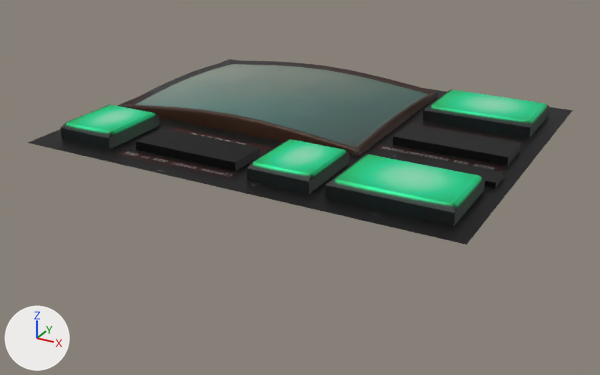
Before and after pictures for a commit that changed the Blender file Assets/Models/blend/NavTerminal.blend.
One viewpoint serves both versions: a 50 mm lens placed at (1.101, -2.11, 0.824), pointed at (-0.01, -0.09, -0.185). Every picture has the same lights, and +X, +Y and +Z are marked at lower left.
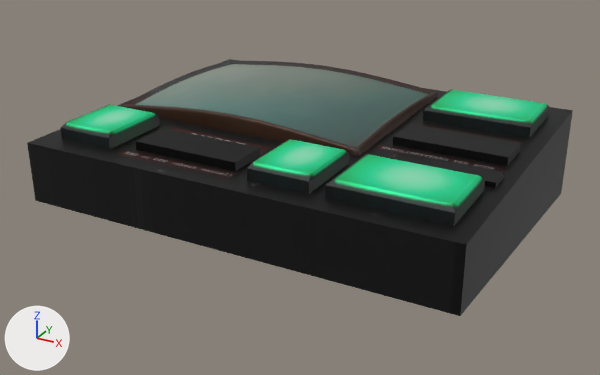
Boxes (x1, y1, x2, y2) around the edits, measured in the pictures (600 x 375 px):
'Plane.002', reshaped (38% taller)
    before: (28, 59, 573, 245)
    after: (27, 59, 573, 316)
part 1 of me_plane_004, added (black)
    after: (27, 111, 573, 316)

The change, as a list of edits to the scene's bpy script:
```text
Change me_plane_004:
    used by ob_plane_002; location = (0.0, -0.282, 0.0); rotation_euler = (-1.571, 0.0, 0.0), in degrees (-90, 0, 0)
    verts and faces of me_plane_004; kept vertices keep their numbers, new ones are numbered from 389
    before: 16 (-0.629, 0.0, -0.273) at pixel (27, 142), 17 (0.651, 0.0, -0.273) at pixel (466, 244), 18 (-0.629, 0.0, 0.759) at pixel (229, 59), 19 (0.651, 0.0, 0.759) at pixel (572, 110)
    remove me_plane_004.from_pydata(...)  # 389 vertices, 347 faces; spans x -0.629..0.651, y -0.069..0.025, z -0.273..0.759
    add me_plane_004.from_pydata(...)  # 393 vertices, 352 faces; spans x -0.629..0.651, y -0.069..0.285, z -0.273..0.759
    me_plane_004 part 1
    add verts[389] = (-0.629, 0.285, 0.759)
    add verts[390] = (-0.629, 0.179, -0.273)  # pixel (35, 200)
    add verts[391] = (0.651, 0.179, -0.273)  # pixel (460, 316)
    add verts[392] = (0.651, 0.285, 0.759)  # pixel (561, 193)
    add faces += [(389, 392, 391, 390), (16, 390, 391, 17), (17, 391, 392, 19), (16, 18, 389, 390), (18, 19, 392, 389)]  # mat_material_001 (picture img_navterminal_png)
```
